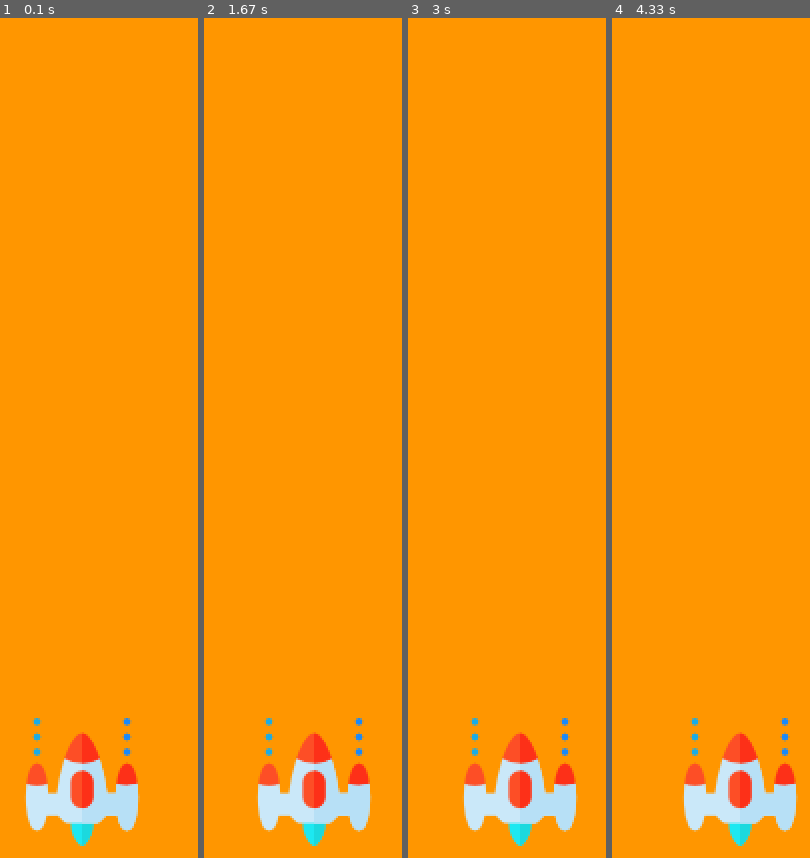
Above: before the commit, frames 1-4 (left to right).
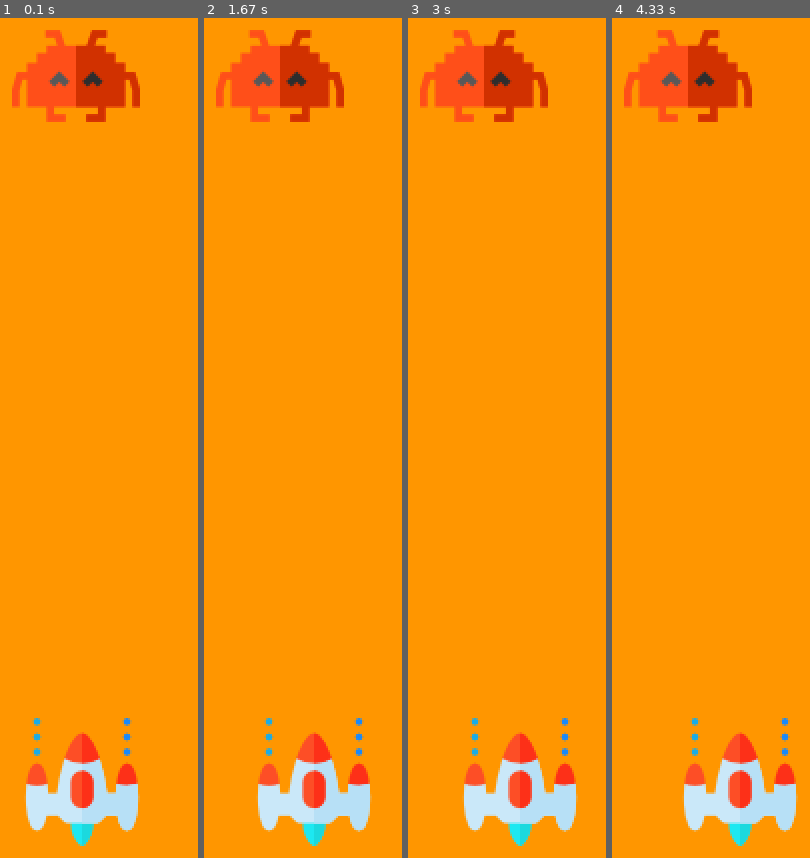
Above: after the commit, the same moments.

Repository: leafarJS/pygame_python
Game: pygame game, started from main.py
Two runs of this game, one before a commit and one after it. Both use one fixed random seed, a clock stepped at 60 frames per second and the inputs below.
Inputs:
- Up to frame 1 (0.1 s): no input
- Up to frame 2 (1.67 s): hold Right 0.33-0.8 s; hold Right 0.83-1.3 s; hold Left from 1.33 s (still down)
- Up to frame 3 (3 s): release Left at 1.87 s; hold Left 1.9-2.3 s; hold Right 2.33-2.97 s
- Up to frame 4 (4.33 s): hold Left 3-3.47 s; hold Right 3.5-3.97 s; hold Right from 4 s (still down)

The runs differ from the first frame. In frame 1, 4.4% of the frame differs, in the area x 6-71%, y 1-13%; in frame 2, 4.4%; in frame 3, 4.4%; in frame 4, 4.4%.

Commit message:
commit creating the enemy

Diff:
--- a/main.py
+++ b/main.py
@@ -1,4 +1,6 @@
 import pygame as pg
+import random as rd
+
 #initialize pg
 pg.init()
 
@@ -18,10 +20,24 @@
 
 player_x_change:float = 0.0
 
+#enemy
+enemy_img = pg.image.load('./img/enemy.png')
+enemy_x:int = rd.randint(0, 736)
+enemy_y:int = rd.randint(50, 200)
+
+enemy_x_change:int = 0
+
+
+
+
 def player(x, y):
   #Adding Images into Our Space Invader Game
   screen.blit(player_img,(x,y))
 
+
+def enemy(x, y):
+  #adding enemy into our space invader game
+  screen.blit(enemy_img,(x,y))
 
 
 #game loop
@@ -59,4 +75,5 @@
 
 
   player(player_x, player_y)
+  enemy(enemy_x, enemy_y)
   pg.display.update()
